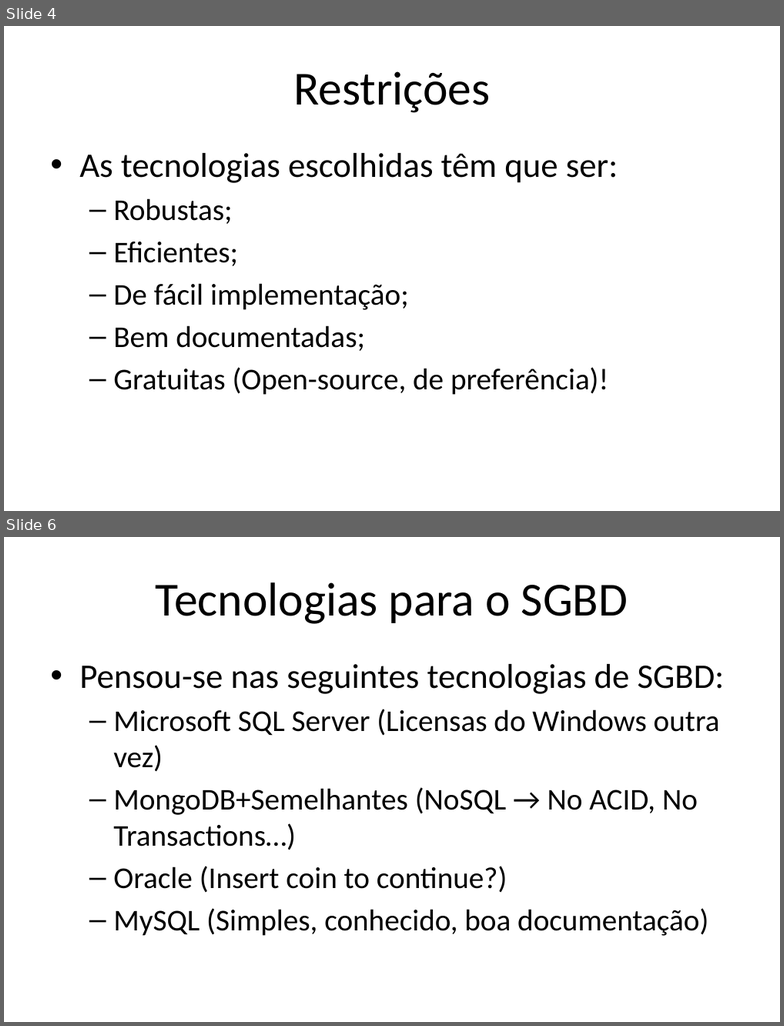
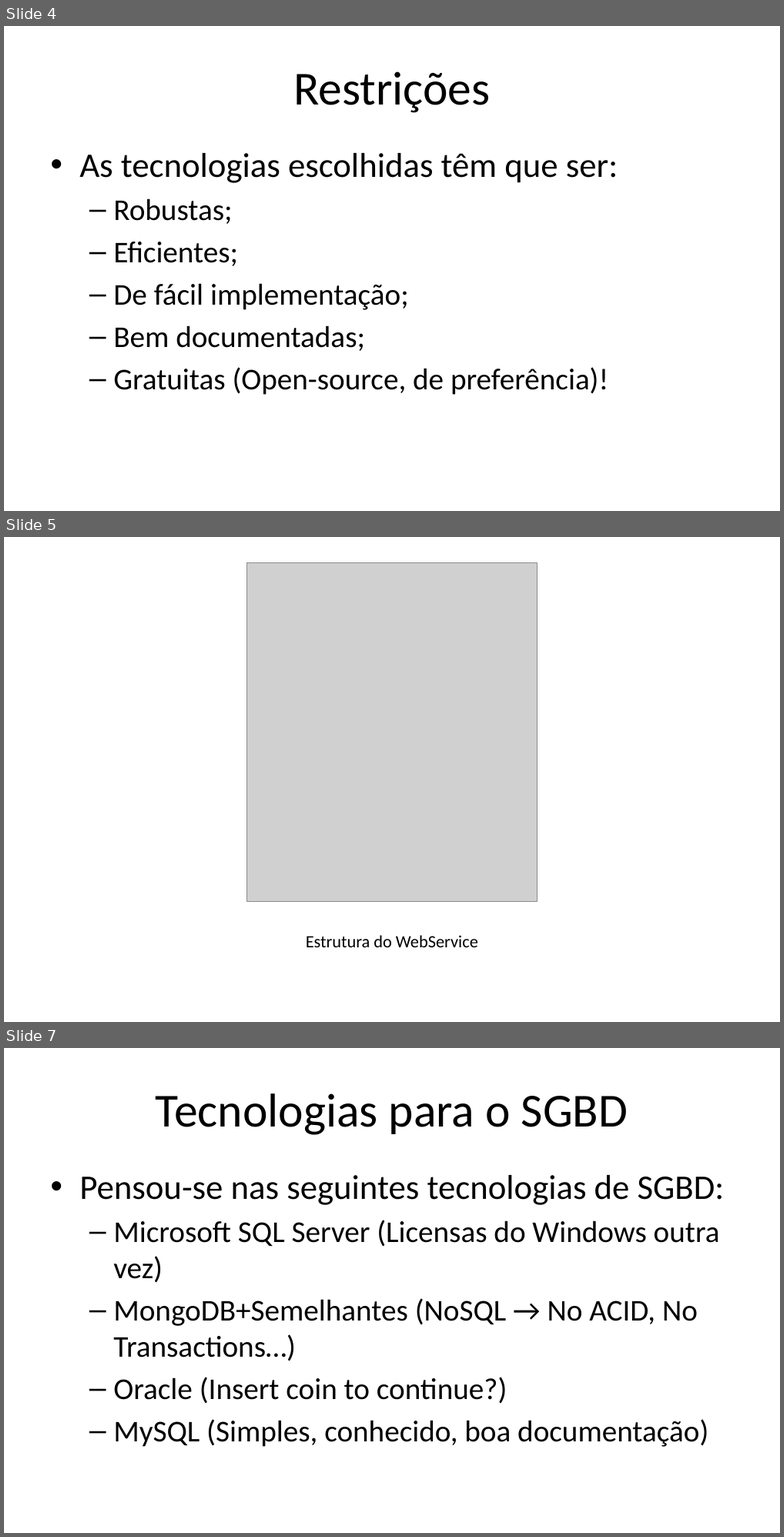
Before and after one commit to iptomar/letrinhas_si, a slide deck: Apresentacoes/v01.pptx. Shown one above the other, each under a label of ours: slides 4 and 6 before the commit, slides 4, 5 and 7 after it; the slides between them are not shown. The pictures are 784x1026 and 784x1537 pixels, drawn with LibreOffice and Linux fonts; fonts in the diff are those of the drawing; grey boxes stand for pictures; background and template pictures are left out. Boxes give left, top, right and bottom in pixels: in the first picture for what was removed or moved away, otherwise in the second. Text is boxed around its words. In the diff, an @@ line names an element or a change of style, - is before the commit and + after.

```diff
--- a/Apresentacoes/v01.pptx
+++ b/Apresentacoes/v01.pptx
@@ slide 5 added at (4, 537, 780, 1022), background #FFFFFF @@
@@ picture added at (247, 563, 537, 902) @@
@@ text added at (306, 935, 478, 947), 16 pt, text #000000 @@
+Estrutura do WebService
@@ what was slide 6 is now slide 7 @@
```
Also in this commit, not shown: 3 slides changed, 6 other slides added, 6 other files.
